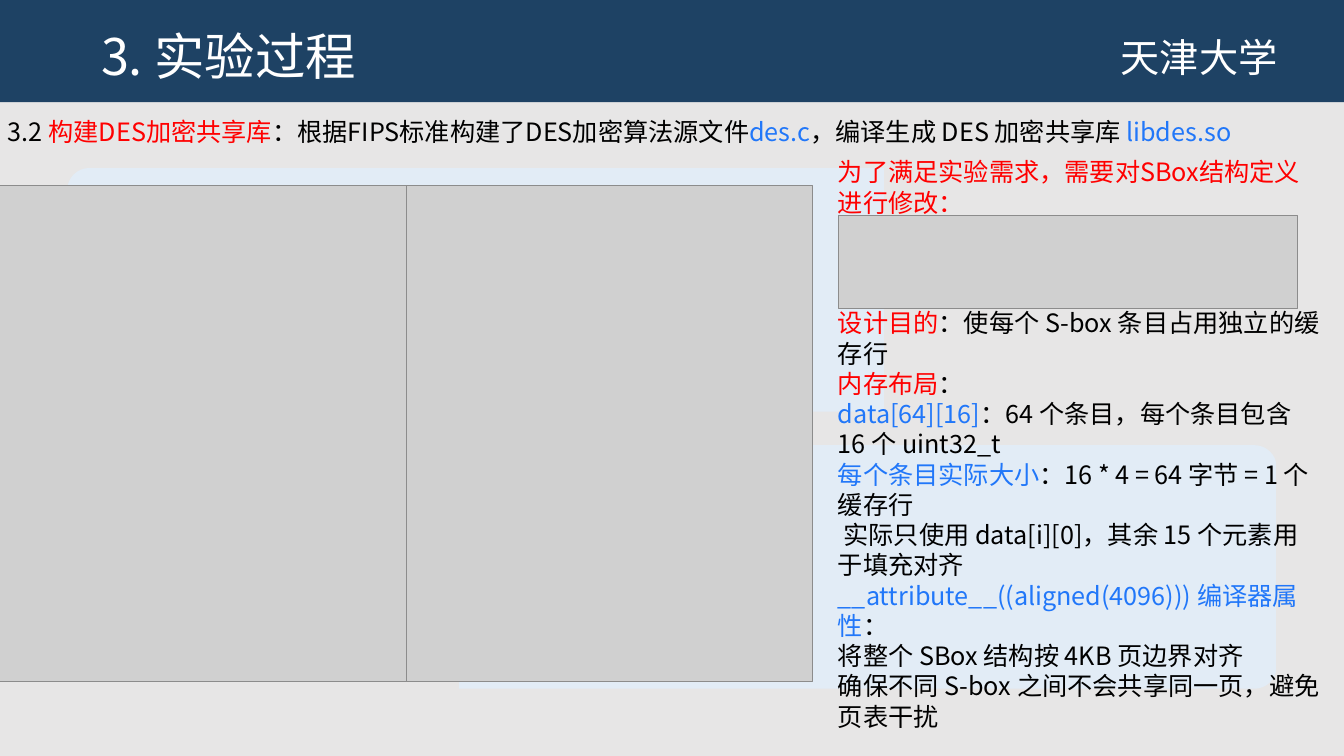
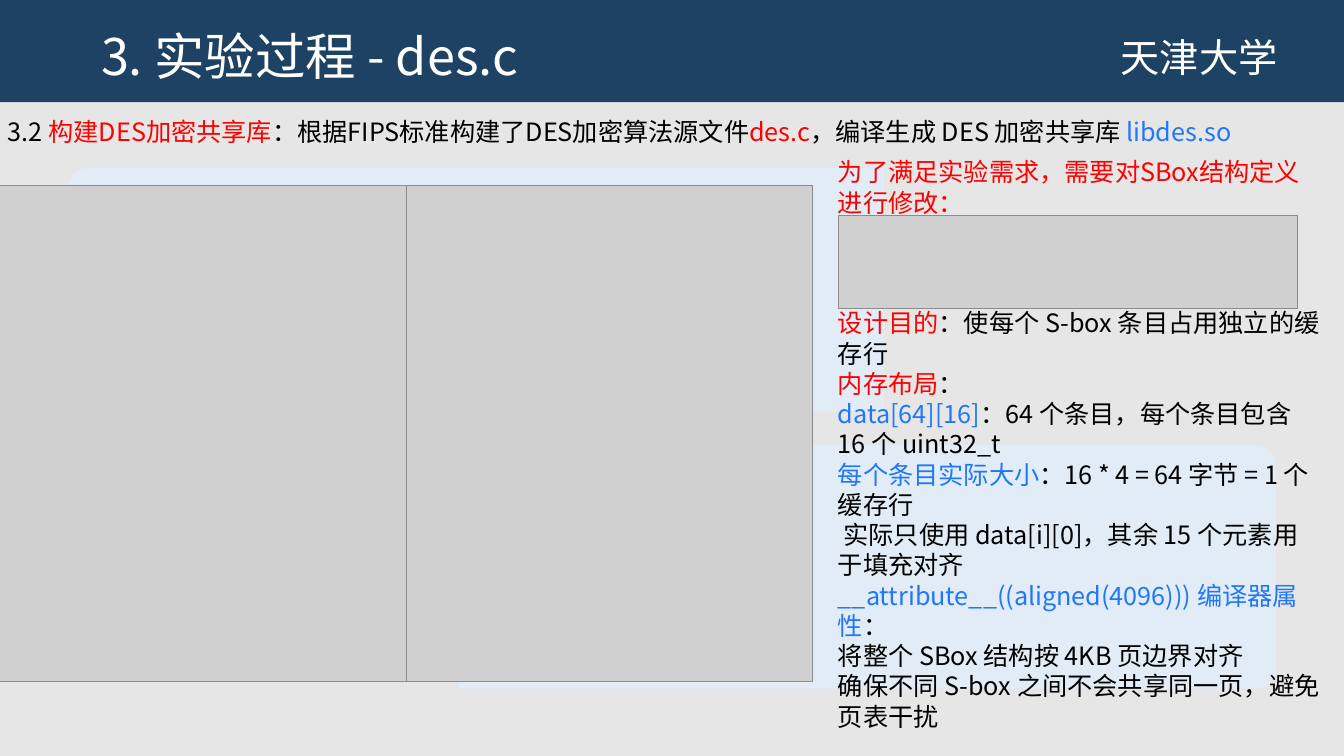
Before and after one commit to JHM2004/amd-microarch-side-channel-testbed, a slide deck: slide 5 of 第3次组会-flush and reload code-2026-02-/第3次组会.pptx. Drawn at 1344x756 pixels with LibreOffice and Linux fonts; fonts in the diff are those of the drawing; grey boxes stand for pictures; background and template pictures are left out. Boxes give left, top, right and bottom in pixels: in the first picture for what was removed or moved away, otherwise in the second. Text is boxed around its words. In the diff, an @@ line names an element or a change of style, - is before the commit and + after.

```diff
--- a/第3次组会-flush and reload code-2026-02-/第3次组会.pptx
+++ b/第3次组会-flush and reload code-2026-02-/第3次组会.pptx
@@ title at (101, 32, 518, 79): text changed @@
-3. 实验过程
+3. 实验过程 - des.c
@@ text "3.2 构建DES加密共享库：根据FIPS标准构建了DES加密算法源文件des.c，编译生成 DES 加密共享库 lib ..." at (8, 119, 1231, 144): text colour #2177F9 to #FF0000 in "构建DES加密共享库：根据FIPS标准构建了DES加密算法源文件des.c，编译生成" @@
```
Also in this commit, not shown: 2 other slides changed, 7 slides added, 4 slides removed, 2 other files.
